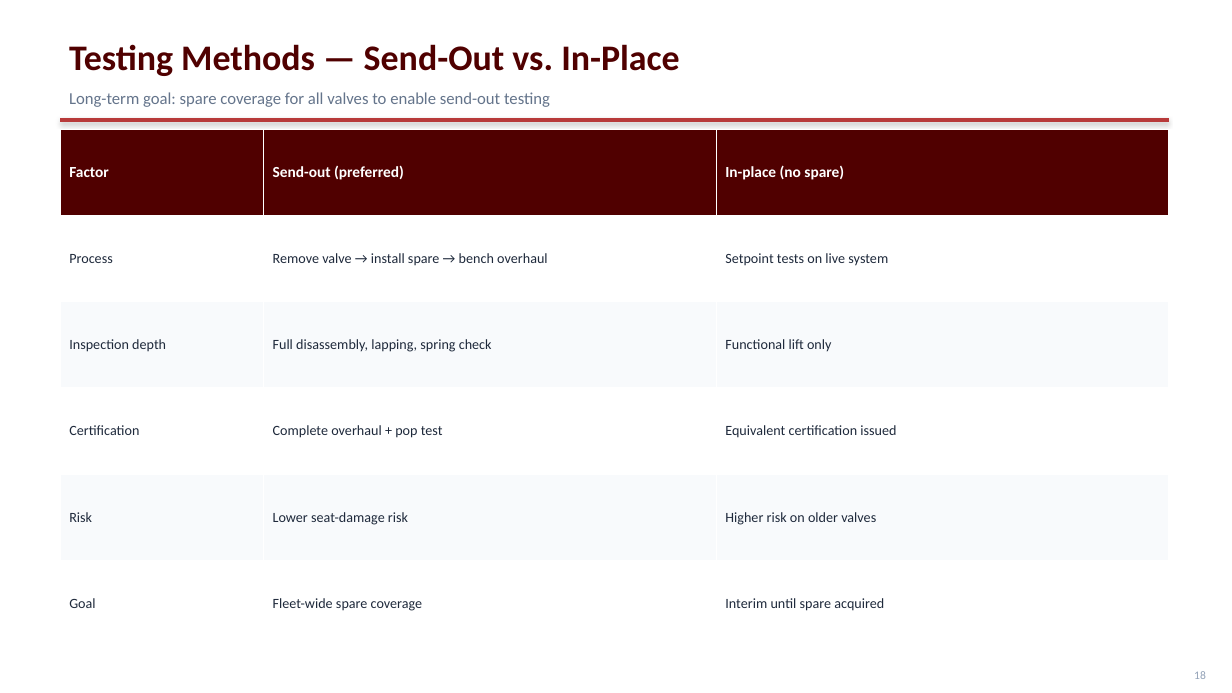
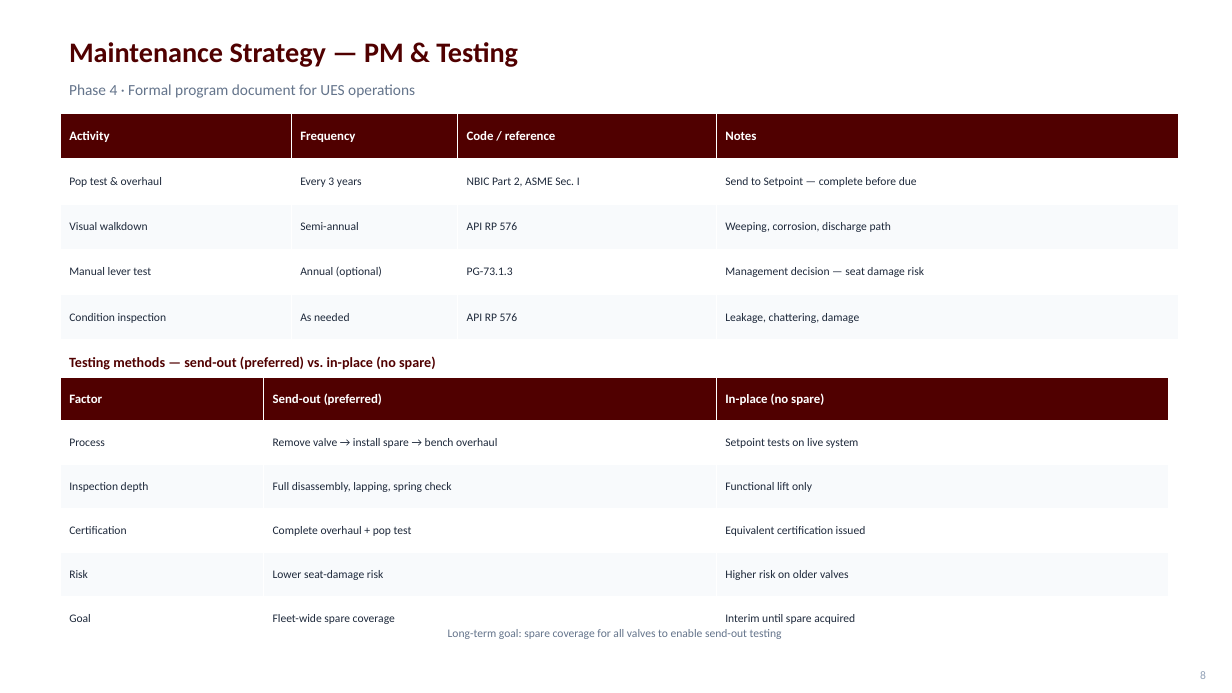
Before and after one commit to stavan12-a11y/PSV-Compliance-Tracking-Dashboard, a slide deck: slide 9 of docs/presentation/UES-Steam-Safety-Program.pptx (slide 19 before the commit). Drawn at 1232x693 pixels with LibreOffice and Linux fonts; fonts in the diff are those of the drawing. Boxes give left, top, right and bottom in pixels: in the first picture for what was removed or moved away, otherwise in the second. Text is boxed around its words. In the diff, an @@ line names an element or a change of style, - is before the commit and + after.

```diff
--- a/docs/presentation/UES-Steam-Safety-Program.pptx
+++ b/docs/presentation/UES-Steam-Safety-Program.pptx
@@ text added at [69, 42, 518, 67], 22 pt, text #500000, bold @@
+Maintenance Strategy — PM & Testing
@@ text added at [69, 84, 415, 98], 12 pt, text #64748B @@
+Phase 4 · Formal program document for UES operations
@@ rectangle removed at [60, 118, 1169, 122] @@
@@ table added at [60, 114, 1178, 340], 5 rows, 4 columns @@
+Activity | Frequency | Code / reference | Notes
+Pop test & overhaul | Every 3 years | NBIC Part 2, ASME Sec. I | Send to Setpoint — complete before due
+Visual walkdown | Semi-annual | API RP 576 | Weeping, corrosion, discharge path
+Manual lever test | Annual (optional) | PG-73.1.3 | Management decision — seat damage risk
+Condition inspection | As needed | API RP 576 | Leakage, chattering, damage
@@ text at [69, 356, 436, 370]: text changed; size 28 to 11 pt @@
-Testing Methods — Send-Out vs. In-Place
+Testing methods — send-out (preferred) vs. in-place (no spare)
@@ table at [60, 377, 1169, 640] @@
@@ size 12 to 10 pt in "Factor", "Send-out (preferred)", "In-place (no spare)" @@
@@ size 11 to 9 pt in "Process", "Remove valve → install spare → bench ...", "Setpoint tests on live system", "Inspection depth" and 11 more places @@
@@ table: place and size @@
-table at [60, 129, 1169, 647]
+table at [60, 377, 1169, 640]
@@ text "Long-term goal: spare coverage for ...": place and size @@
-text "Long-term goal: spare coverage for ..." at [69, 92, 550, 107]
+text "Long-term goal: spare coverage for ..." at [448, 629, 782, 639]
@@ text "Long-term goal: spare coverage for ..." at [448, 629, 782, 639]: size 13 to 9 pt; alignment left to centre @@
@@ text at [1200, 671, 1206, 679]: text changed @@
-18
+8
```
Also in this commit, not shown: 9 other slides changed, 1 slide added, 16 slides removed, 1 other file.
